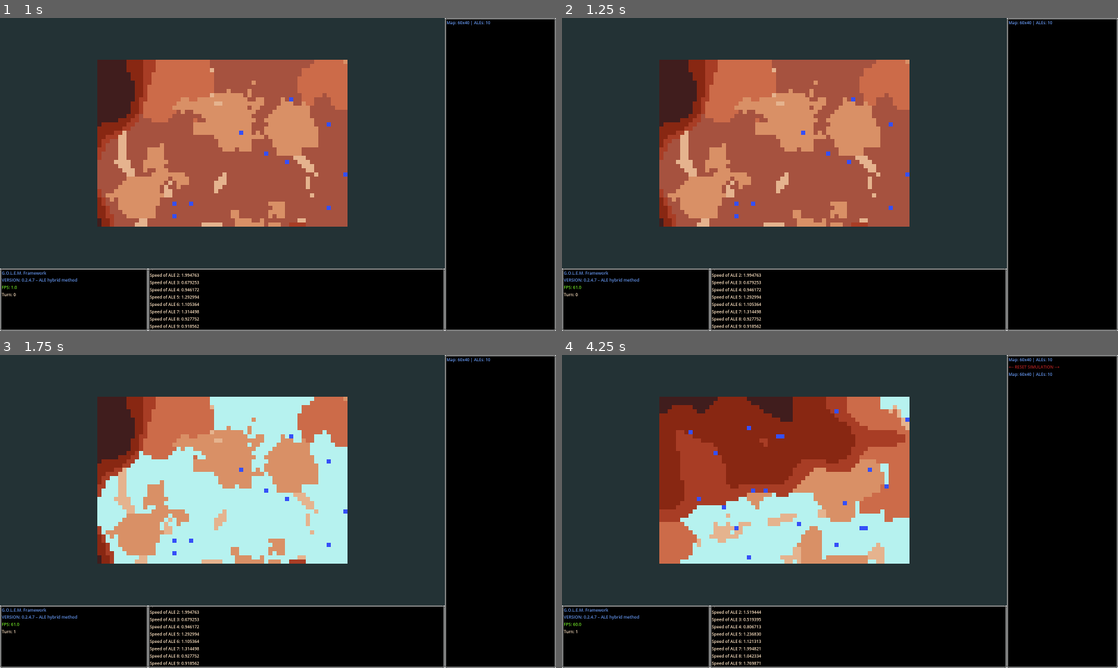
Above: before the commit, frames 1-4 (two rows, left to right).
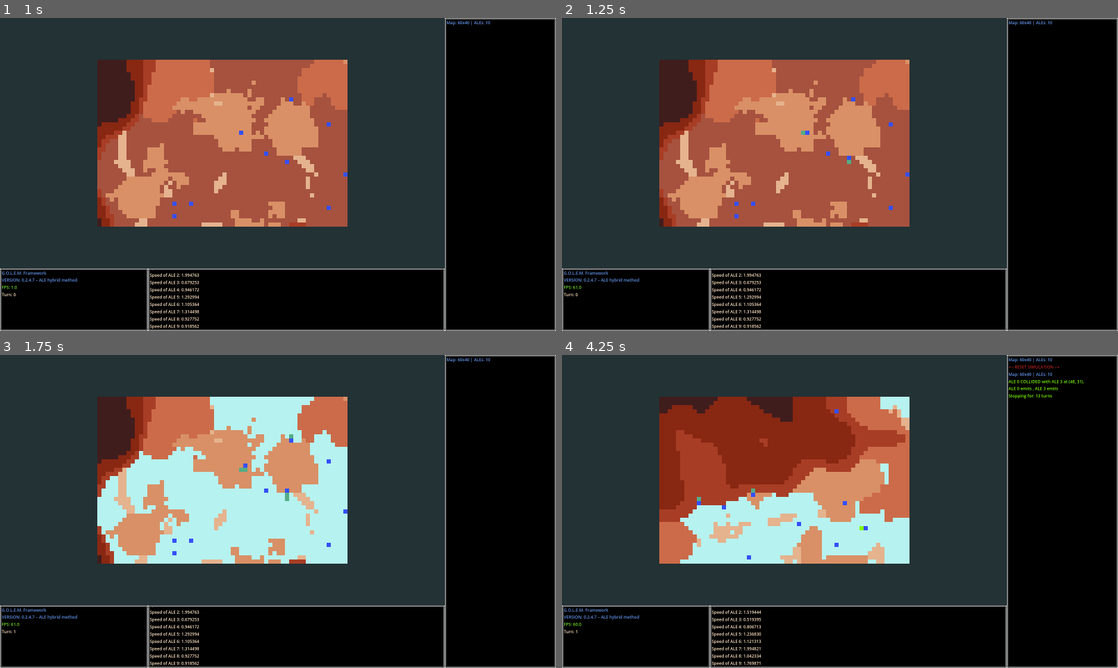
Above: after the commit, the same moments.

Repository: qgEyal/GOLEM_012
Game: Godot game, scene res://scenes/main.tscn
The game is run twice, just before and just after one commit, with the same random seed, the same clock (stepped at 60 frames per second) and the same inputs.
Inputs (mouse positions are in pixels of both pictures, inside the frame that each line leads up to):
- Up to frame 1 (1 s): click "Start Simulation" at 0.5 s
- Up to frame 2 (1.25 s): no input
- Up to frame 3 (1.75 s): tap Enter at 1.25 s; move the mouse to (400, 495) at 1.27 s; hold D (map_right) from 1.28 s (still down); hold T (change) from 1.28 s (still down); click (400, 495) at 1.42 s
- Up to frame 4 (4.25 s): tap N (restart) at 2 s; move the mouse to (728, 527) at 2.02 s; release D (map_right) at 2.03 s; release T (change) at 2.03 s; hold S (map_down) 2.03-2.75 s; tap G (toggle_grid) at 2.1 s; click "Start Simulation" at 2.75 s; tap R (reset) at 3.5 s; move the mouse to (895, 442) at 3.52 s; hold D (map_right) from 3.53 s (still down); hold T (change) from 3.53 s (still down)

Frame 1 is identical in both runs. In frame 2, less than 0.1% of the frame differs, in the area x 43-52%, y 36-47%; in frame 3, less than 0.1%; in frame 4, 0.4%, in the area x 22-94%, y 7-56%.

Commit message:
Updated move speed, as well as clearing doubling of ales and trails on reset.

Diff:
--- a/scripts/entities/ale.gd
+++ b/scripts/entities/ale.gd
@@ -103,14 +103,13 @@
 
 	## Pick fixed test command from ALEdefinition
 	var cmds := definition.core_instructions.duplicate()
-	# ensure INIT is first
+	# ensure INIT is first, withouth MOVE (speed optimization)
 	phase_pipeline = ["INIT"]
 	for c in cmds:
-		if c != "INIT":
+		if c != "INIT" and c != "MOVE":
 			phase_pipeline.append(c)
-			print("c ", c)
 	phase_index = 0
-
+	## phase_pipeline holds only INIT, SENSE, PROC, COMM, STORE, EVOLVE
 	## invoke INIT
 	_handle_init()
 	#assigned_command = cmds[randi() % cmds.size()]
@@ -164,6 +163,15 @@
 		push_error("Invalid texture size for ALE sprite!")
 
 # ───────────────────────────────── PROCESS LOOP
+func _physics_process(delta: float) -> void:
+	## set MOVE in it's own process
+	move_timer -= delta * move_speed * main.simulation_speed
+	if move_timer <= 0.0:
+		move_randomly()
+		move_timer = 1.0
+
+
+
 func _process(delta : float) -> void:
 	if not main or not main.simulation_active:
 		return
@@ -196,7 +204,6 @@
 		"INIT":
 			# INIT only runs once per session
 			# has been called already in initialize()
-			print("INIT phase")
 			phase_index += 1
 
 		"SENSE":
@@ -208,7 +215,13 @@
 			_handle_proc()
 			#print("PROC phase")
 			phase_index += 1
-
+		## IMPLEMENT REST OF CORE COMMANDS BELOW
+
+		# END match
+		_:
+			phase_index += 1
+
+	'''
 		"MOVE":
 			move_timer -= delta * move_speed * main.simulation_speed
 			if move_timer <= 0:
@@ -217,12 +230,7 @@
 			# after MOVE, loop back to SENSE
 			#print("MOVE phase")
 			phase_index += 1
-
-		## IMPLEMENT REST OF CORE COMMANDS BELOW
-
-		# END matach
-		_:
-			phase_index += 1
+		'''
 
 # ───────────────────────────────── MOVEMENT
 func move_randomly() -> void:
--- a/scripts/entities/ale_manager.gd
+++ b/scripts/entities/ale_manager.gd
@@ -155,3 +155,7 @@
 
 	ales[ale.name]           = ale
 	occupancy[spawn_grid_pos] = ale
+
+func clear_ales() -> void:
+	for ale in get_children():
+		ale.queue_free()
--- a/scripts/main.gd
+++ b/scripts/main.gd
@@ -19,8 +19,6 @@
 @onready var grid_vis    : Node2D      = $GridVis
 #@onready var stats_panel : StatsPanel  = $"../../../InfoBar/StatsPanelContainer/StatsPanel"
 @onready var stats_panel: StatsPanel = %StatsPanel
-
-
 
 @onready var simulation_menu : SimulationMenu = $"../SimulationMenu"
 @onready var pause_label : Label = $"../CanvasLayer/PauseLabel"
@@ -197,6 +195,8 @@
 		#await get_tree().process_frame
 		#get_tree().reload_current_scene()
 		if SessionManager.params.size() > 0:
+			ale_manager.clear_ales() # clear existing ales from memory
+			map.trail_manager.clear_trails()
 			apply_simulation_settings(SessionManager.params)
 
 	elif event.is_action_pressed("restart"):
--- a/scripts/map/map.gd
+++ b/scripts/map/map.gd
@@ -329,4 +329,5 @@
 		return
 
 	var trail_color = ale.trail_color  # Use ALE's color
+	print("creating trails")
 	trail_manager.add_trail(grid_pos, trail_color,main.trail_duration, main.trail_fade)  # Add trail with a 5-second duration
--- a/scripts/map/trail_manager.gd
+++ b/scripts/map/trail_manager.gd
@@ -75,6 +75,12 @@
 		if trail_counts[grid_pos] >= 5:  # Example threshold
 			map.base_layer.set_cell(grid_pos, 0, Vector2i(2, 0))  # Change terrain type
 '''
+func clear_trails() -> void:
+	# gets called from main.gd --> reset
+	trails.clear()
+
+
+
 
 func _draw():
 	"""
